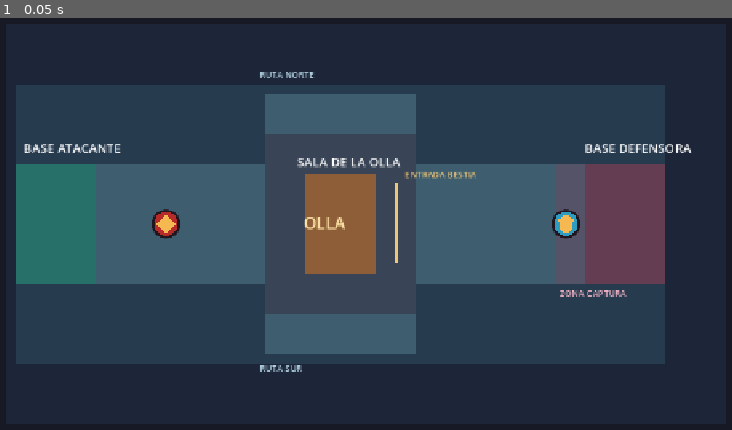
Above: before the commit, frame 1.
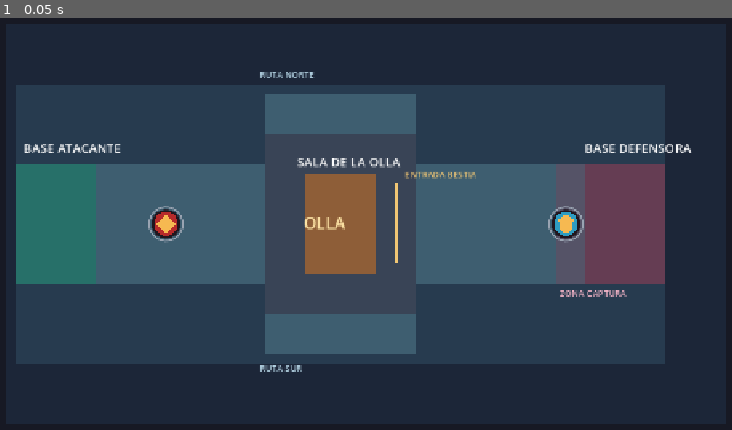
Above: after the commit, the same moment.

Repository: EstacioEA/TechnocumbIA
Game: Godot game, scene res://tests/ui/gv01_characters_preview.tscn
The game is run twice, just before and just after one commit, with the same random seed, the same clock (stepped at 60 frames per second) and the same inputs. This scene is started directly instead of the project's main scene.
Inputs:
- Up to frame 1 (0.05 s): no input

The runs differ from the first frame. In frame 1, 0.1% of the frame differs, in the area x 20-80%, y 45-55%.

Commit message:
feat: add GV02 player orientation markers
Co-authored-by: Copilot <223556219+Copilot@users.noreply.github.com>

Diff:
--- a/scripts/player/player_visual.gd
+++ b/scripts/player/player_visual.gd
@@ -8,6 +8,7 @@
 
 @export var team: Team = Team.ATTACKERS
 @export var silhouette_radius: float = 22.0
+@export var show_local_marker: bool = true
 
 const ATTACKER_COLOR := Color("#B62A2A")
 const DEFENDER_COLOR := Color("#2E9CC1")
@@ -15,6 +16,17 @@
 const HIGHLIGHT_COLOR := Color("#F6B951")
 
 func _ready() -> void:
+	queue_redraw()
+
+func _process(_delta: float) -> void:
+	var parent_node := get_parent()
+	if parent_node == null:
+		return
+	var movement: Variant = parent_node.get("velocity")
+	if movement is Vector2 and (movement as Vector2).length_squared() > 0.01:
+		rotation = (movement as Vector2).angle()
+	var local_control: Variant = parent_node.get("local_control_enabled")
+	show_local_marker = local_control == null or bool(local_control)
 	queue_redraw()
 
 func _draw() -> void:
@@ -43,3 +55,12 @@
 		draw_colored_polygon(shield, HIGHLIGHT_COLOR)
 
 	draw_arc(Vector2.ZERO, radius, 0.0, TAU, 32, OUTLINE_COLOR, 2.0, true)
+	var marker_color := HIGHLIGHT_COLOR if show_local_marker else Color("#9AA4B2")
+	draw_arc(Vector2.ZERO, radius + 5.0, 0.0, TAU, 32, marker_color, 2.0, true)
+	if show_local_marker:
+		var marker := PackedVector2Array([
+			Vector2(radius + 8.0, 0.0),
+			Vector2(radius + 3.0, -4.0),
+			Vector2(radius + 3.0, 4.0),
+		])
+		draw_colored_polygon(marker, marker_color)
--- /dev/null
+++ b/tests/ui/gv02_orientation_preview.tscn
@@ -0,0 +1,18 @@
+[gd_scene load_steps=4 format=3]
+
+[ext_resource type="PackedScene" path="res://scenes/map/papoi_map.tscn" id="1_map"]
+[ext_resource type="PackedScene" path="res://scenes/player/player.tscn" id="2_player"]
+[ext_resource type="Script" path="res://scripts/player/gv01_preview.gd" id="3_preview"]
+
+[node name="GV02OrientationPreview" type="Node2D"]
+script = ExtResource("3_preview")
+
+[node name="PapoiMap" parent="." instance=ExtResource("1_map")]
+
+[node name="LocalAttacker" parent="." instance=ExtResource("2_player")]
+position = Vector2(320, 384)
+local_control_enabled = true
+
+[node name="RemoteDefender" parent="." instance=ExtResource("2_player")]
+position = Vector2(960, 384)
+local_control_enabled = false
--- /dev/null
+++ b/tests/ui/gv02_orientation_test.gd
@@ -0,0 +1,51 @@
+extends SceneTree
+
+const PLAYER_SCENE := preload("res://scenes/player/player.tscn")
+
+var _failures: Array[String] = []
+
+func _init() -> void:
+	var local_player := PLAYER_SCENE.instantiate() as CharacterBody2D
+	var remote_player := PLAYER_SCENE.instantiate() as CharacterBody2D
+	if local_player == null or remote_player == null:
+		_fail("player scene did not instantiate")
+		_finish()
+		return
+
+	remote_player.local_control_enabled = false
+	root.add_child(local_player)
+	root.add_child(remote_player)
+	await process_frame
+
+	var local_visual := local_player.get_node("PlayerVisual") as Node2D
+	var remote_visual := remote_player.get_node("PlayerVisual") as Node2D
+	if local_visual == null or remote_visual == null:
+		_fail("player visual component is missing")
+		_finish()
+		return
+
+	local_player.velocity = Vector2.UP
+	await process_frame
+	if not is_equal_approx(local_visual.rotation, -PI / 2.0):
+		_fail("visual orientation must follow movement direction")
+	if local_visual.get("show_local_marker") != true:
+		_fail("local player marker is missing")
+	if remote_visual.get("show_local_marker") != false:
+		_fail("remote player must use the remote marker")
+
+	var collision := local_player.get_node("CollisionShape2D") as CollisionShape2D
+	if collision == null or collision.shape == null:
+		_fail("orientation integration must preserve collision")
+	_finish()
+
+func _fail(message: String) -> void:
+	_failures.append(message)
+
+func _finish() -> void:
+	if _failures.is_empty():
+		print("GV02_ORIENTATION_TEST: PASS")
+		quit(0)
+		return
+	for failure in _failures:
+		push_error("GV02_ORIENTATION_TEST: %s" % failure)
+	quit(1)
Not shown, changed: AI_TRACE.md
Not shown, added: docs/handoffs/2026-10-10-0415-GV02-orientation.md
Not shown, changed: docs/specs/Valeria_Piza/TASKS.md
